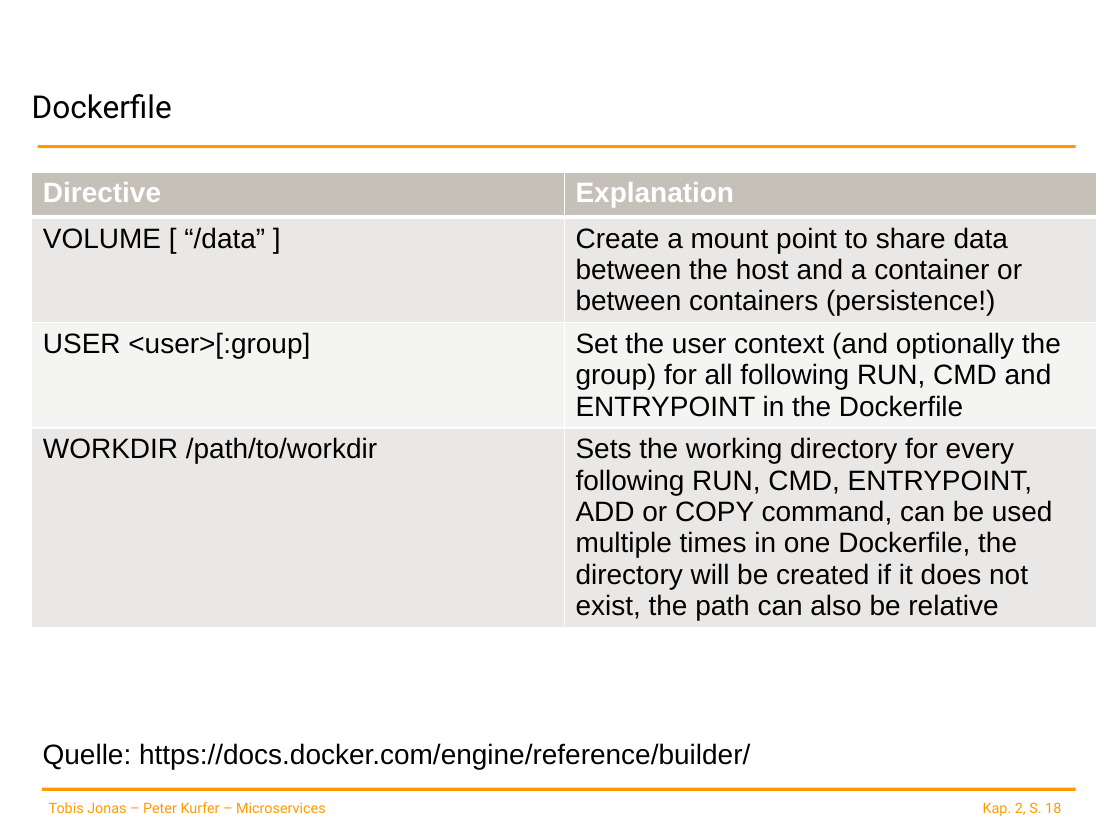
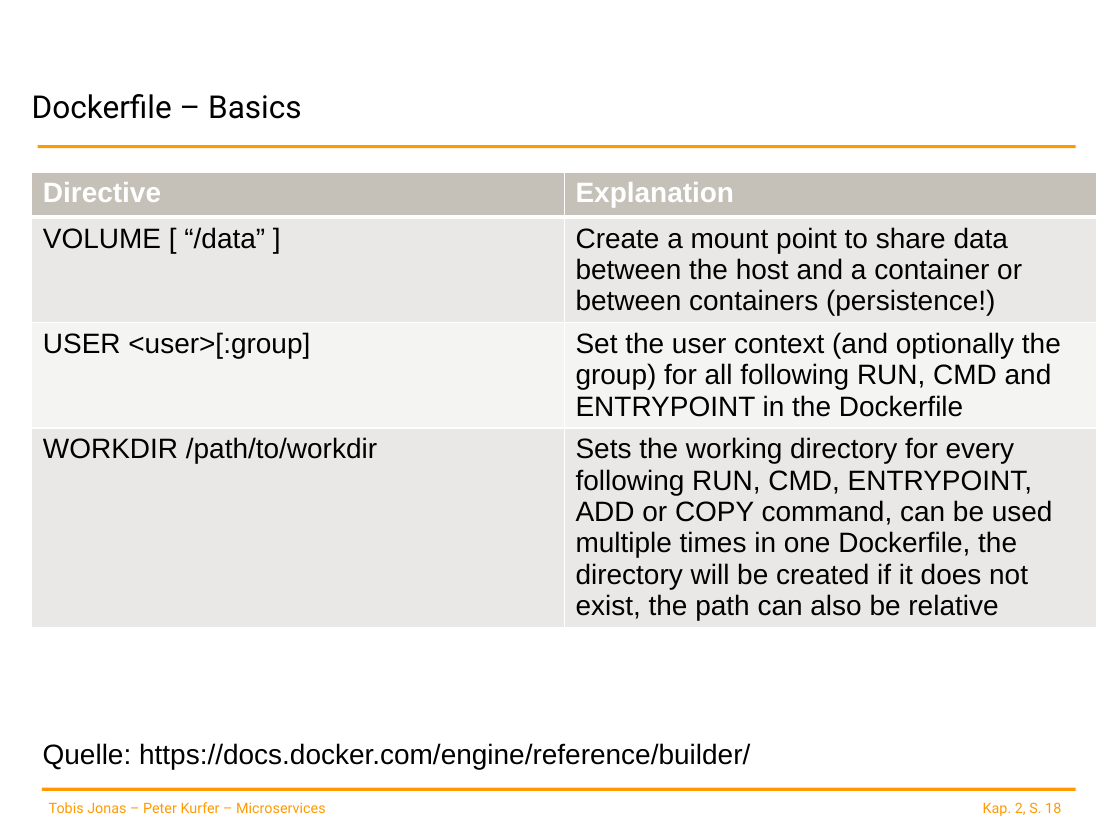
Before and after one commit to spoeck/Lectures, a slide deck: slide 18 of 02-Container-and-Provisioning/ContainerProvisioning.pptx. Drawn at 1120x840 pixels with LibreOffice and Linux fonts; fonts in the diff are those of the drawing; background and template pictures are left out. Boxes give left, top, right and bottom in pixels: in the first picture for what was removed or moved away, otherwise in the second. Text is boxed around its words. In the diff, an @@ line names an element or a change of style, - is before the commit and + after.

Commit message:
final version of docker slides

```diff
--- a/02-Container-and-Provisioning/ContainerProvisioning.pptx
+++ b/02-Container-and-Provisioning/ContainerProvisioning.pptx
@@ title at bbox=[32, 94, 302, 119]: text changed @@
-Dockerfile
+Dockerfile – Basics
```
Also in this commit, not shown: 3 other slides changed, 4 slides added, 1 other file.
